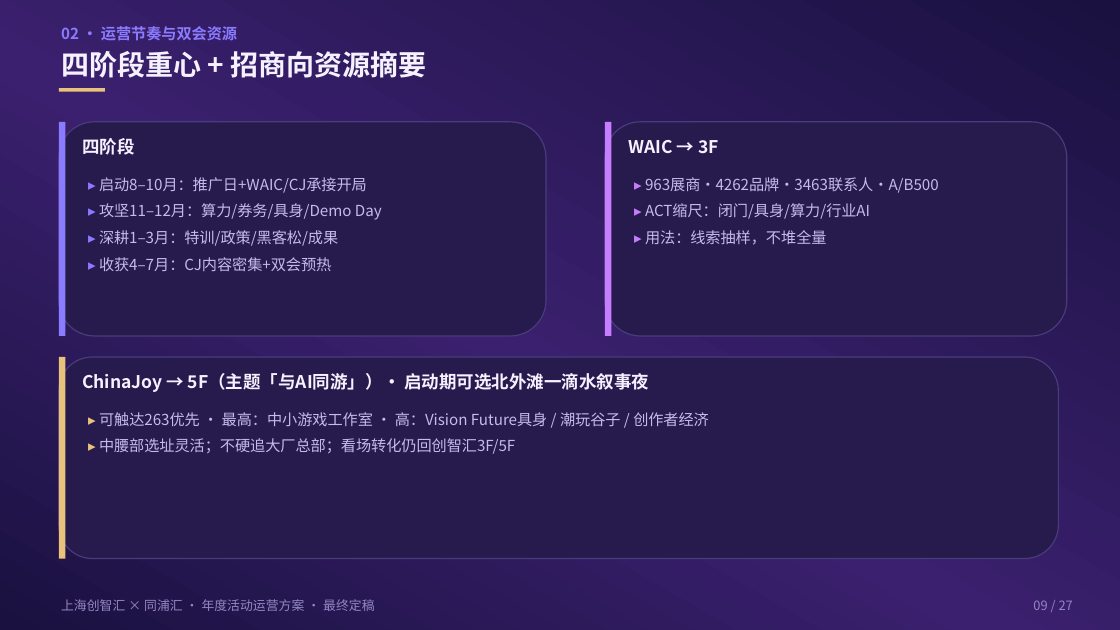
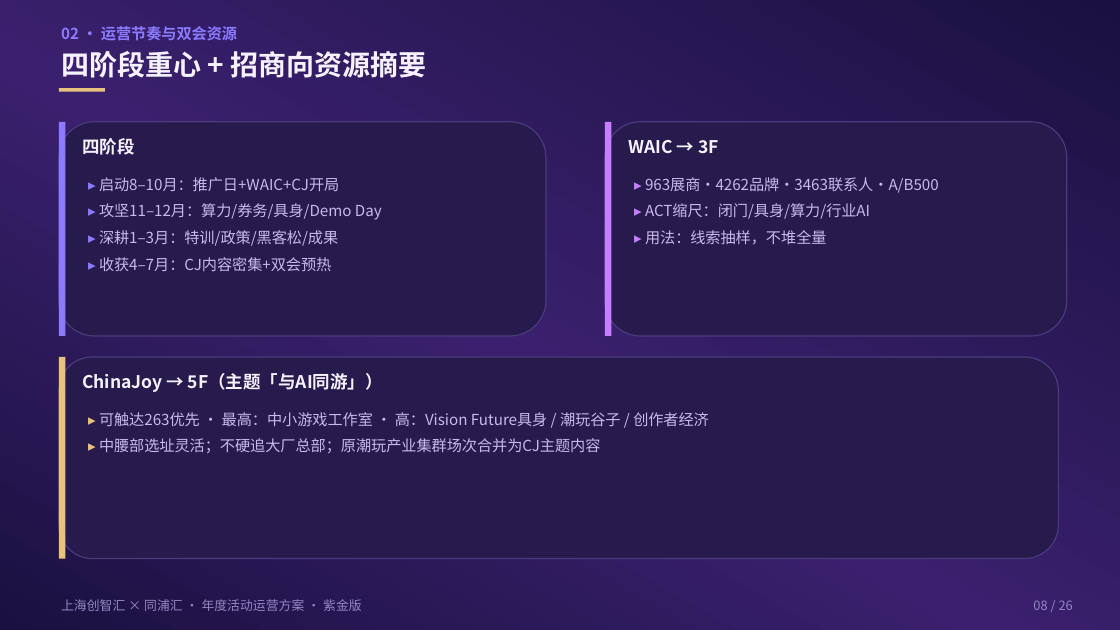
Before and after one commit to hujigang2010-maker/AIDEN, a slide deck: slide 8 of proposal/chuangzhihui-30-events-waic-cj-fuse.pptx (slide 9 before the commit). Drawn at 1120x630 pixels with LibreOffice and Linux fonts; fonts in the diff are those of the drawing. Boxes give left, top, right and bottom in pixels: in the first picture for what was removed or moved away, otherwise in the second. Text is boxed around its words. In the diff, an @@ line names an element or a change of style, - is before the commit and + after.

```diff
--- a/proposal/chuangzhihui-30-events-waic-cj-fuse.pptx
+++ b/proposal/chuangzhihui-30-events-waic-cj-fuse.pptx
@@ text at [99, 177, 339, 191]: text changed @@
-▸ 启动8–10月：推广日+WAIC/CJ承接开局
+▸ 启动8–10月：推广日+WAIC+CJ开局
@@ text at [82, 373, 383, 392]: text changed @@
-ChinaJoy → 5F（主题「与AI同游」）· 启动期可选北外滩一滴水叙事夜
+ChinaJoy → 5F（主题「与AI同游」）
@@ text at [99, 438, 600, 453]: text changed @@
-▸ 中腰部选址灵活；不硬追大厂总部；看场转化仍回创智汇3F/5F
+▸ 中腰部选址灵活；不硬追大厂总部；原潮玩产业集群场次合并为CJ主题内容
@@ text at [61, 599, 362, 611]: text changed @@
-上海创智汇 × 同浦汇 · 年度活动运营方案 · 最终定稿
+上海创智汇 × 同浦汇 · 年度活动运营方案 · 紫金版
@@ text at [1033, 600, 1073, 610]: text changed @@
-09 / 27
+08 / 26
```
Also in this commit, not shown: 25 other slides changed, 1 slide removed, 45 other files.
